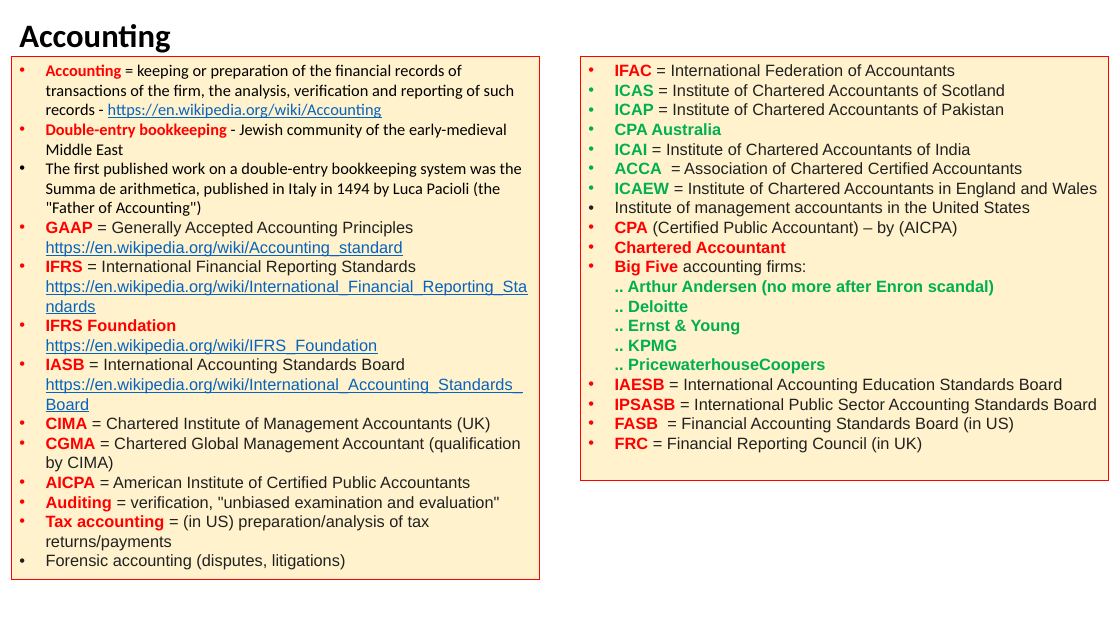
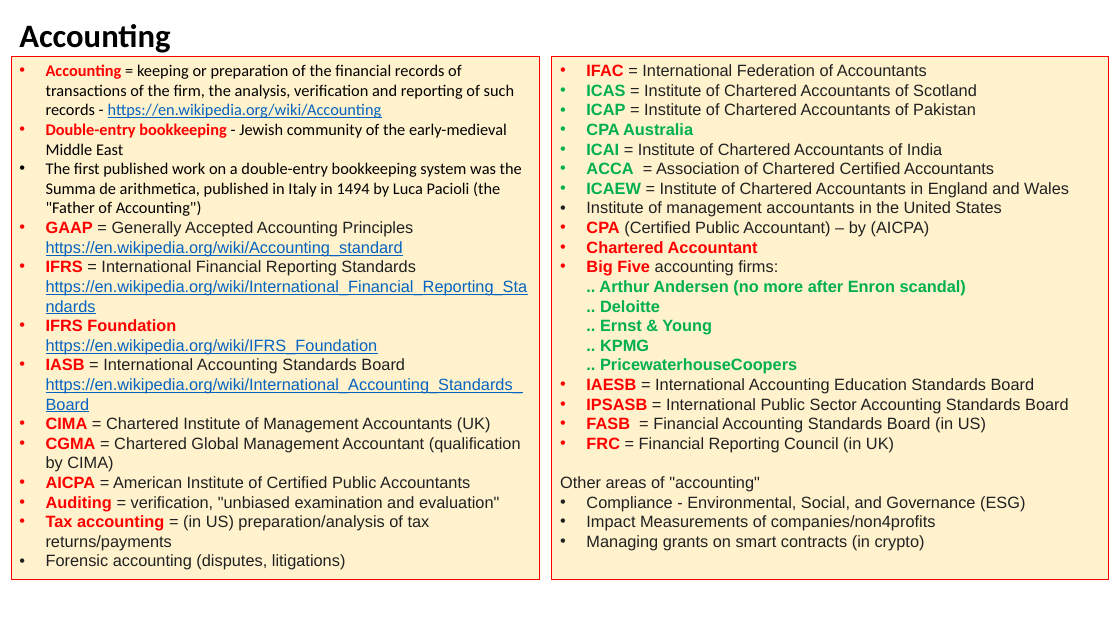
Before and after one commit to lselector/misc_life, a slide deck: slide 1 of accounting.pptx. Drawn at 1120x630 pixels with LibreOffice and Linux fonts; fonts in the diff are those of the drawing. Boxes give left, top, right and bottom in pixels: in the first picture for what was removed or moved away, otherwise in the second. Text is boxed around its words. In the diff, an @@ line names an element or a change of style, - is before the commit and + after.

Commit message:
update

```diff
--- a/accounting.pptx
+++ b/accounting.pptx
@@ rectangle "IFAC = International Federation of ...": place and size @@
-rectangle "IFAC = International Federation of ..." at box(581, 56, 1109, 481)
+rectangle "IFAC = International Federation of ..." at box(552, 56, 1109, 580)
@@ text in rectangle at box(560, 476, 1025, 551): paragraphs added @@
+Other areas of "accounting"
+• Compliance - Environmental, Social, and Governance (ESG)
+• Impact Measurements of companies/non4profits
+• Managing grants on smart contracts (in crypto)
```
